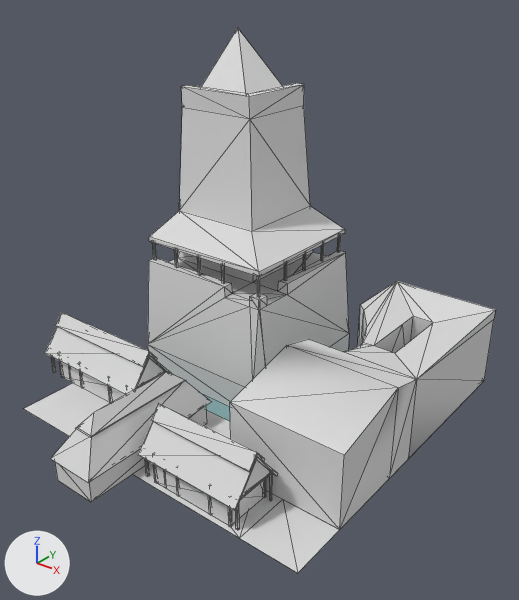
The OBJ model assets/stl_export/c2r1.obj: old version first, new version second.
Rendered twice from a 50 mm camera at (34.7, -43.6, 36.5) aimed at (1.1, -1.6, 10.6). The lights are fixed; the arrows at lower left show +X, +Y and +Z. The older version comes first. Mesh edges are drawn as thin lines. Where no turn or scale is listed for an object, it has been applied to the vertices. Vertices at exactly the same position are counted once.

Script lines for the objects in view, before the commit:
```python
me_c2r1 = bpy.data.meshes.new('c2r1')
me_c2r1.from_pydata(...)  # 536 vertices, 886 faces; spans x -18.3..15.0, y -19.3..15.0, z -3.0..29.6
# faces by material slot: [884, 2]
me_c2r1.materials.append(mat_default)  # light grey #dadada
me_c2r1.materials.append(mat_water)  # greyish cyan #88afb1
ob_c2r1 = bpy.data.objects.new('c2r1', me_c2r1)
ob_c2r1.location = (0.0, 0.0, 0.0)
```
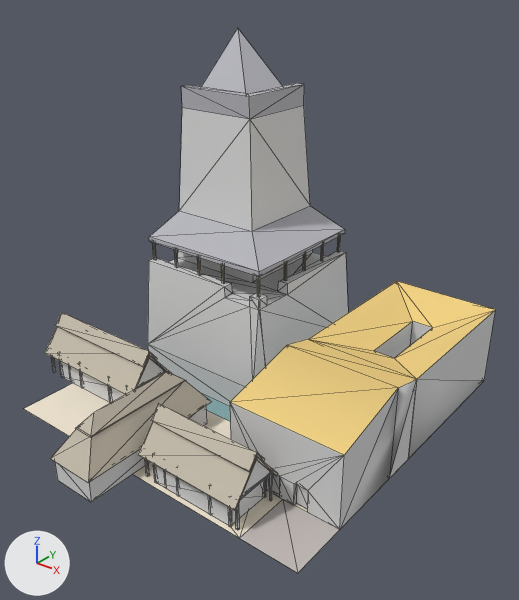
Changed parts and their boxes [x1, y1, x2, y2] in the pictures (519 x 600 px; the box of a moved part takes in the faces that stretch with it):
part 1 of me_c2r1, moved or reshaped: [149, 85, 495, 530] in both
part 2 of me_c2r1, recoloured: [24, 383, 332, 538] in both
part 3 of me_c2r1, recoloured (light grey to grey): [149, 28, 345, 277] in both
part 4 of me_c2r1, recoloured: [45, 235, 341, 511] in both
part 5 of me_c2r1, recoloured (light grey to yellow): [230, 339, 416, 455] in both
part 6 of me_c2r1, recoloured: [240, 500, 339, 573] in both

Patch to the scene script:
```diff
--- a/assets/stl_export/c2r1.obj.py
+++ b/assets/stl_export/c2r1.obj.py
@@ mat_cortyard @@
+mat_cortyard = principled_material('cortyard')
+mat_cortyard.base_color = (0.878, 0.792, 0.651)  # pale yellow #f1e6d3
+mat_cortyard.roughness = 1.0
@@ mat_road @@
+mat_road = principled_material('road')
+mat_road.base_color = (0.537, 0.49, 0.467)  # light grey #c2bab6
+mat_road.roughness = 1.0
@@ mat_castleroof @@
+mat_castleroof = principled_material('castleRoof')
+mat_castleroof.base_color = (0.471, 0.471, 0.51)  # grey #b7b7bd
+mat_castleroof.roughness = 1.0
@@ mat_material @@
+mat_material = principled_material('Material')
+mat_material.base_color = (0.878, 0.639, 0.224)  # yellow #f1d182
+mat_material.roughness = 1.0
@@ mat_straw @@
+mat_straw = principled_material('straw')
+mat_straw.base_color = (0.569, 0.514, 0.42)  # light grey #c7bead
+mat_straw.roughness = 1.0
@@ me_c2r1 @@
 # used by ob_c2r1; location = (0.0, 0.0, 0.0)
-me_c2r1.from_pydata(...)  # 536 vertices, 886 faces; spans x -18.3..15.0, y -19.3..15.0, z -3.0..29.6
+me_c2r1.from_pydata(...)  # 540 vertices, 867 faces; spans x -18.3..15.0, y -19.3..15.0, z -3.0..29.6
+# me_c2r1 part 1
+# 19 vertices are removed from x 5.0..15.0, y 0.0..15.0, z 0.0..7.5
+# 101 faces are deleted
+# 23 vertices are added at x 5.0..15.0, y -10.0..15.0, z 0.0..6.5
+# 65 new faces join them, mat_default (light grey #dadada)
+# 8 new faces join them, mat_castleroof (grey #b7b7bd)
+# 9 new faces join them, mat_material (yellow #f1d182)
+# me_c2r1 part 2: 8 faces spanning x -15.0..15.0, y -15.0..15.0, z 0.0 switch from mat_default (light grey #dadada) to mat_cortyard (pale yellow #f1e6d3)
+# me_c2r1 part 3: 26 faces spanning x -15.0..-1.2, y 1.2..15.0, z 11.0..29.6 switch from mat_default (light grey #dadada) to mat_castleroof (grey #b7b7bd)
+# me_c2r1 part 4: 206 faces spanning x -18.3..9.6, y -19.3..14.7, z 2.1..11.0 switch from mat_default (light grey #dadada) to mat_straw (light grey #c7bead)
+# me_c2r1 part 5: 4 faces spanning x 5.0..15.0, y -10.0..0.0, z 6.5..8.2 switch from mat_default (light grey #dadada) to mat_material (yellow #f1d182)
+# me_c2r1 part 6: 2 faces spanning x 10.0..15.0, y -15.0..-10.0, z 0.0 switch from mat_default (light grey #dadada) to mat_road (light grey #c2bab6)
 me_c2r1.materials.append(mat_water)
```
